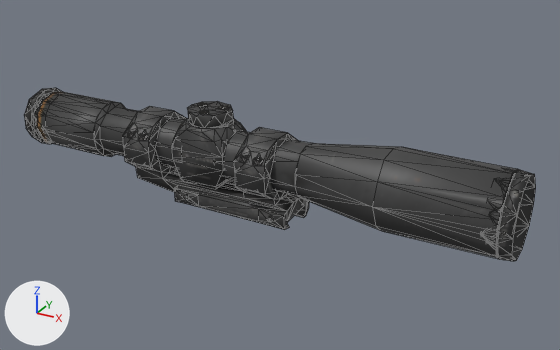
One commit to the FBX model HFO/Contents/mods/HFO/media/models_X/weapons/parts/Rifle_8XScope.fbx: the scene before it, then after it.
Before and after are seen from a 50 mm lens placed at (0.001468, -0.00223, 0.001283), pointed at (0.000217, 0.000045, 0.000145). Lighting does not change. The marker at lower left points along +X, +Y and +Z. Mesh edges are drawn as thin lines. Where no turn or scale is listed for an object, it has been applied to the vertices.

Objects in the first picture: '8xScope'.
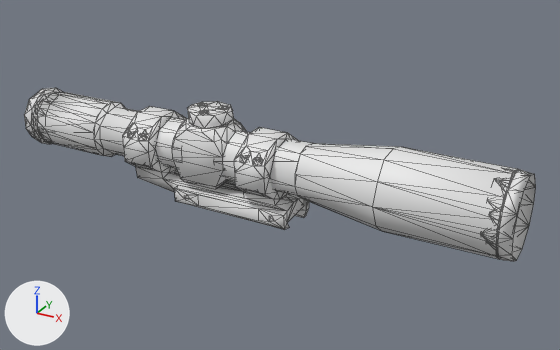
Boxes [x1, y1, x2, y2] around the edits, measured in the pictures (560 x 350 px; the box of a moved part takes in the faces that stretch with it):
```json
{"part": 1, "of": "me_8xscope", "change": "moved or reshaped", "before": [269, 215, 285, 229], "after": [269, 215, 285, 229]}
{"part": 2, "of": "me_8xscope", "change": "recoloured", "before": [24, 88, 536, 261], "after": [24, 88, 536, 261], "on screen": "grey to white"}
```

Scene script edits in JSON lines:
```json
{"block": "me_8xscope", "where": "# used by ob_8xscope; location = (0.0, 0.0, 0.0)"}
{"block": "me_8xscope", "where": "# verts and faces of me_8xscope; kept vertices keep their numbers, new ones are numbered from 1079"}
{"block": "me_8xscope", "where": "# before: 53 (0.00031, -0.00008, 0.0) at pixel (284, 229), 62 (0.00027, -0.00009, 0.00003) at pixel (273, 220), 63 (0.00026, -0.00009, 0.00005) at pixel (271, 215), 162 (0.00025, -0.00009, 0.00002) at pixel (268, 221), 163 (0.00027, -0.00009, 0.00003) at pixel (274, 220)"}
{"block": "me_8xscope", "where": "# before: 183 (0.00031, -0.00009, 0.00006) at pixel (283, 215)"}
{"op": "remove", "block": "me_8xscope", "code": "me_8xscope.from_pydata(...)  # 1079 vertices, 1894 faces; spans x -0.00089..0.0011, y -0.00014..0.00015, z -0.00001..0.00037"}
{"op": "add", "block": "me_8xscope", "code": "me_8xscope.from_pydata(...)  # 1076 vertices, 1898 faces; spans x -0.00089..0.0011, y -0.00014..0.00015, z -0.00001..0.00037"}
{"block": "me_8xscope", "change": "me_8xscope part 1"}
{"op": "add", "block": "me_8xscope", "code": "delete_vertices([163])  # with the faces that use them"}
{"op": "add", "block": "me_8xscope", "code": "faces += [(62, 63, 162), (53, 183, 62), (62, 183, 63), (53, 62, 162)]"}
{"block": "me_8xscope", "change": "me_8xscope part 2: 1885 faces spanning x -0.00089..0.0011, y -0.00014..0.00015, z -0.00001..0.00037 switch from mat_8xscope (picture img_rifle_8xscope_png) to no material"}
```
